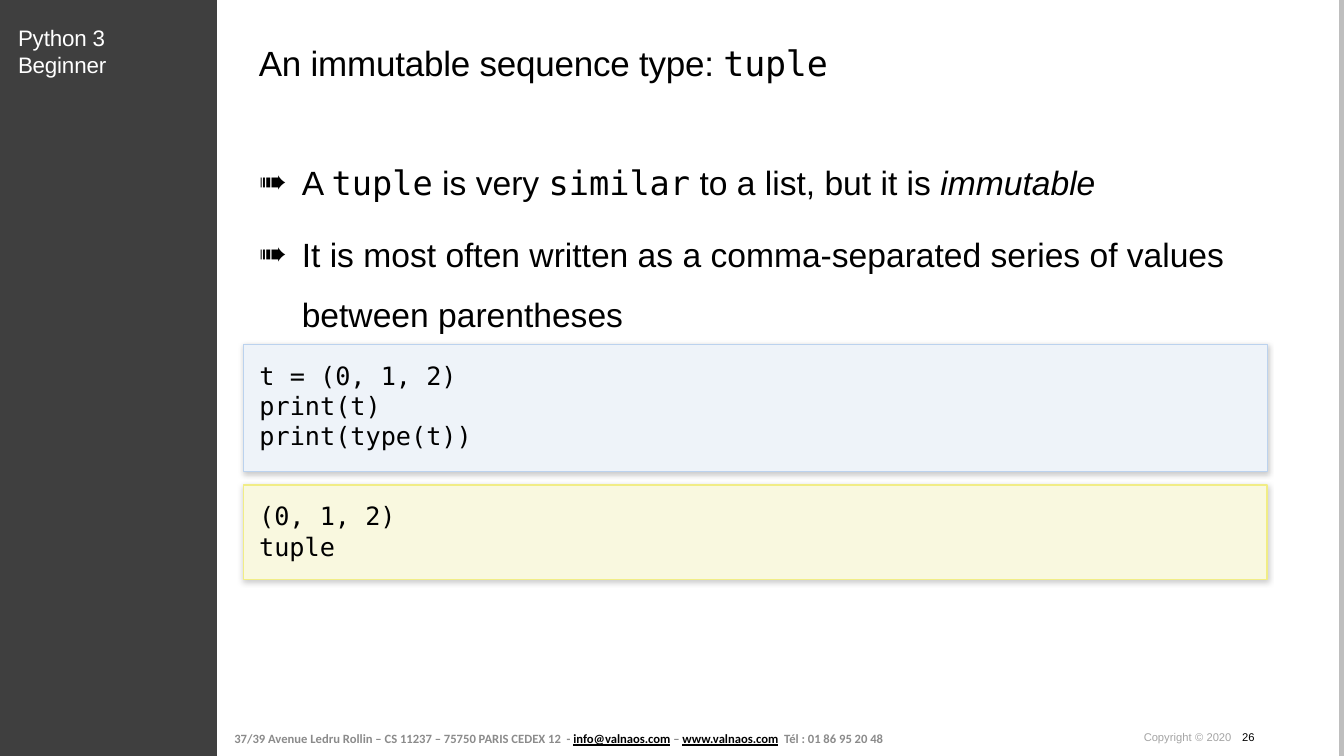
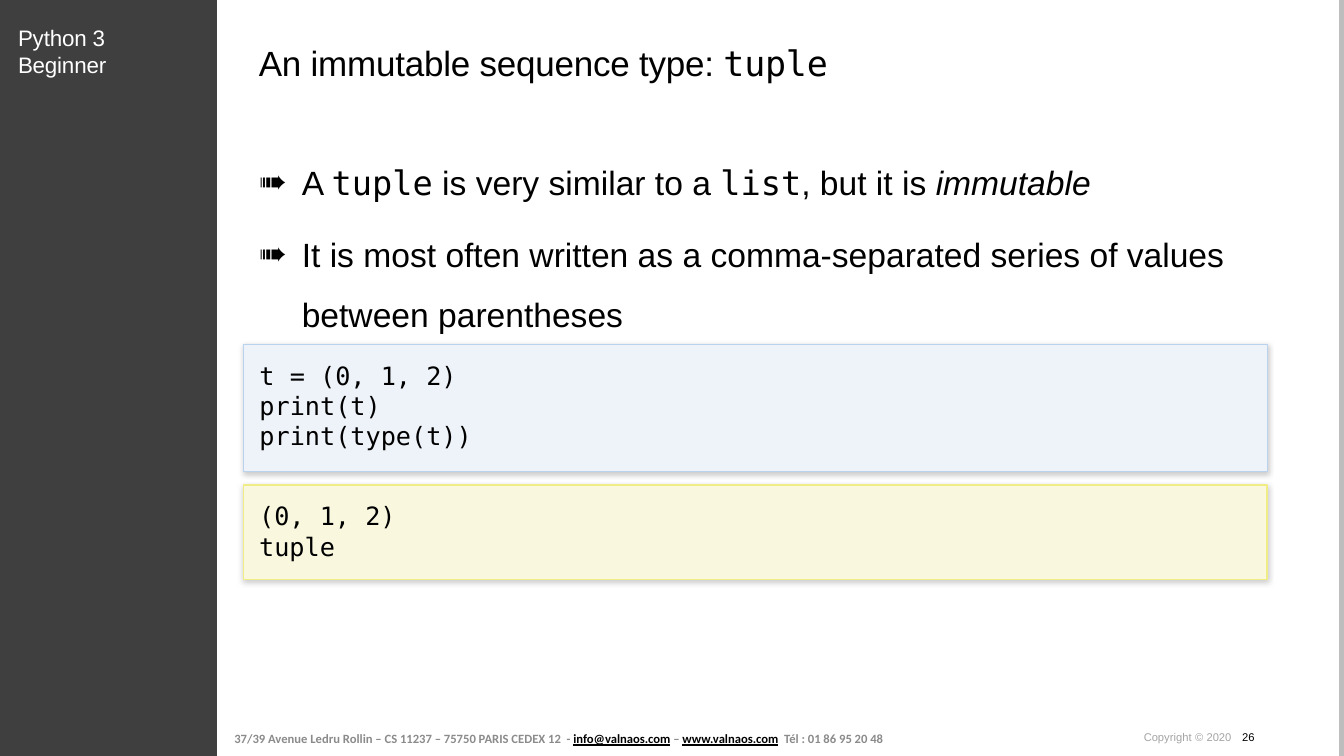
Before and after one commit to cstar-industries/python-3-beginner, a slide deck: slide 26 of 003-Data-Structures/Data Structures - Slides.pptx. Drawn at 1344x756 pixels with LibreOffice and Linux fonts; fonts in the diff are those of the drawing; background and template pictures are left out. Boxes give left, top, right and bottom in pixels: in the first picture for what was removed or moved away, otherwise in the second. Text is boxed around its words. In the diff, an @@ line names an element or a change of style, - is before the commit and + after.

```diff
--- a/003-Data-Structures/Data Structures - Slides.pptx
+++ b/003-Data-Structures/Data Structures - Slides.pptx
@@ text at [302,169,1091,202]: font DejaVu Sans Mono to Arial in "similar"; font Arial to DejaVu Sans Mono in "list," @@
```
Also in this commit, not shown: 1 other slide changed, 1 slide removed, 1 other file.
